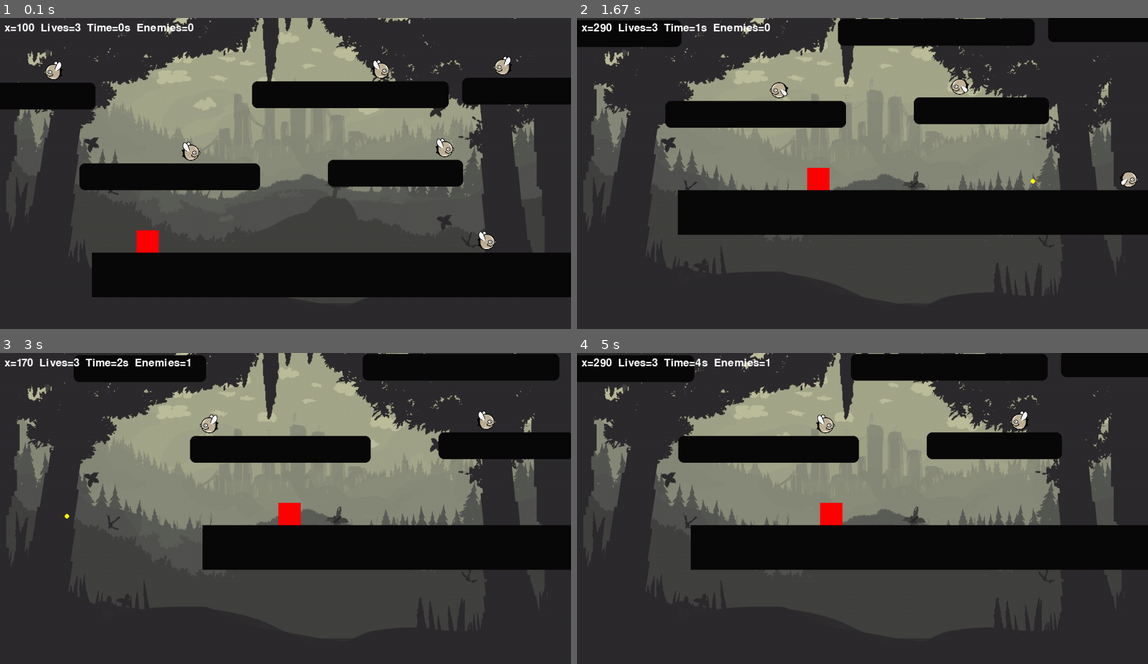
Above: before the commit, frames 1-4 (two rows, left to right).
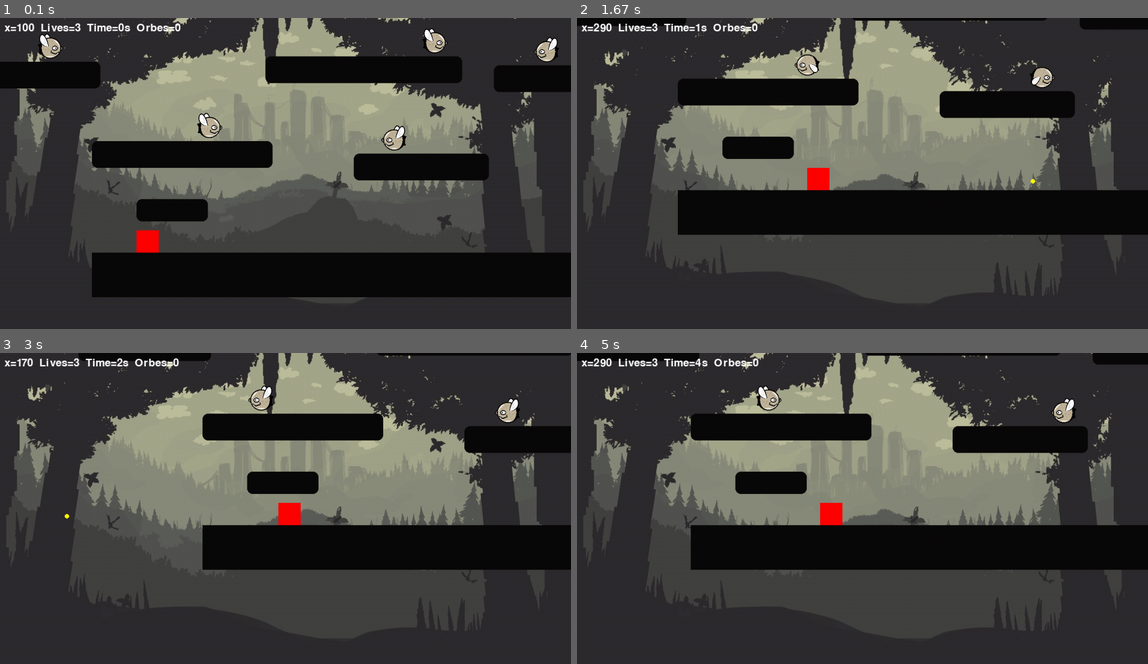
Above: after the commit, the same moments.

Repository: dianaract1311/Pygame-25.2
Game: pygame game, started from fase1.py
The game is run twice, just before and just after one commit, with the same random seed, the same clock (stepped at 60 frames per second) and the same inputs.
Inputs:
- Up to frame 1 (0.1 s): no input
- Up to frame 2 (1.67 s): tap E at 0.33 s; hold Right 0.67-1.13 s; hold Right 1.17-1.63 s
- Up to frame 3 (3 s): hold Left 1.67-2.2 s; tap E at 1.82 s; hold Left 2.23-2.63 s; hold Right from 2.67 s (still down)
- Up to frame 4 (5 s): release Right at 3.3 s; hold Left 3.33-3.8 s; tap E at 3.48, 4.98 s; hold Right 3.83-4.3 s; hold Right 4.33-4.8 s; hold Left from 4.83 s (still down)

The runs differ from the first frame. In frame 1, 18% of the frame differs, in the area x 0-100%, y 1-75%; in frame 2, 13%; in frame 3, 12%; in frame 4, 13%.

Commit message:
Primeira tentativa de correção do bug

Diff:
--- a/jogo_v1.py
+++ b/fase1.py
@@ -50,6 +50,7 @@
         self.on_ground = False
         self.facing = 1
         self.lives = 3
+        self.orbes_collected = 0
 
     def update(self, keys, platforms):
         self.vx = 0
@@ -117,21 +118,15 @@
 class Enemy:
     def __init__(self, platform, speed=2):
         self.platform = platform
-
-        # Tamanho um pouco menor que o jogador
-        self.width = 45
-        self.height = 45
-
+        self.width = 60
+        self.height = 60
         self.left_limit = platform.left + 4
         self.right_limit = platform.right - self.width - 4
         start_x = random.randint(self.left_limit, self.right_limit)
-        self.rect = pygame.Rect(start_x, platform.top - self.height - 5, self.width, self.height)  # 5px mais pra cima
-
+        self.rect = pygame.Rect(start_x, platform.top - self.height - 5, self.width, self.height)
         self.speed = speed
-        self.direction = random.choice([-1, 1])  # -1 = esquerda, 1 = direita
+        self.direction = random.choice([-1, 1])
         self.alive = True
-
-        # Carrega e redimensiona frames
         self.frames = [
             pygame.transform.scale(pygame.image.load("assets/fly1.png").convert_alpha(), (self.width, self.height)),
             pygame.transform.scale(pygame.image.load("assets/fly2.png").convert_alpha(), (self.width, self.height))
@@ -141,7 +136,6 @@
         self.animation_timer = 0
 
     def update(self):
-        # Movimento horizontal
         self.rect.x += self.speed * self.direction
         if self.rect.x <= self.left_limit:
             self.rect.x = self.left_limit
@@ -149,11 +143,7 @@
         elif self.rect.x >= self.right_limit:
             self.rect.x = self.right_limit
             self.direction = -1
-
-        # Fica um pouco mais acima na plataforma
         self.rect.bottom = self.platform.top - 5
-
-        # Atualiza animação
         self.animation_timer += self.animation_speed
         if self.animation_timer >= 1:
             self.animation_timer = 0
@@ -161,58 +151,48 @@
 
     def draw(self, surface, cam):
         frame = self.frames[self.frame_index]
-        # Se andando para a esquerda, vira horizontalmente
         if self.direction == 1:
             frame = pygame.transform.flip(frame, True, False)
         surface.blit(frame, (self.rect.x - int(cam.x), self.rect.y - int(cam.y)))
 
 # ===== Plataformas =====
-# platform_img = pygame.image.load("assets/blocks.png").convert_alpha()
-
-NUM_PLATFORMS = 20
-MIN_X_GAP = 160
+NUM_PLATFORMS = 15
+MIN_X_GAP = 190
 MAX_X_GAP = 400
 MIN_Y = GROUND_Y - 440
 MAX_Y = GROUND_Y - 200
 MIN_Y_DIFF = 170
-MAX_Y_DIFF = 190
+MAX_Y_DIFF = 250
 
 platforms = []
 x_pos = -600
 y_base = random.randint(MIN_Y, MAX_Y)
 
-# Plataformas principais
 for i in range(NUM_PLATFORMS):
     width = random.randint(280, 450)
     height = 60
     x_pos += random.randint(MIN_X_GAP, MAX_X_GAP)
-    while True:
+    # ===== Substituindo while True por loop seguro =====
+    for _ in range(100):
         y_variation = random.randint(-MAX_Y_DIFF, MAX_Y_DIFF)
         new_y = y_base + y_variation
         if MIN_Y <= new_y <= MAX_Y and abs(new_y - y_base) >= MIN_Y_DIFF:
             y_base = new_y
             break
+    else:
+        y_base = max(MIN_Y, min(MAX_Y, y_base + random.randint(-MAX_Y_DIFF, MAX_Y_DIFF)))
     rect = pygame.Rect(x_pos, y_base, width, height)
     platforms.append(rect)
 
-# Plataformas de recuperação
+# ===== Plataforma inicial de recuperação =====
 lower_platforms = []
-for i in range(random.randint(4, 6)):
-    width = random.randint(80, 160)
-    height = 50
-    x = random.randint(-400, 20000)
-    y = random.randint(GROUND_Y - 120, GROUND_Y - 60)
-    lower_platforms.append(pygame.Rect(x, y, width, height))
+initial_platform_width = 160
+initial_platform_height = 50
+initial_platform_x = 100
+initial_platform_y = GROUND_Y - 120
+lower_platforms.append(pygame.Rect(initial_platform_x, initial_platform_y, initial_platform_width, initial_platform_height))
 
 all_platforms = platforms + lower_platforms
-
-# ===== Círculos aleatórios sobre plataformas =====
-circles_on_platforms = []
-for plat in platforms:
-    if random.random() < 0.3:
-        cx = plat.centerx
-        cy = plat.top - 15
-        circles_on_platforms.append((cx, cy))
 
 # ===== Gera inimigos =====
 enemies = []
@@ -229,7 +209,7 @@
 cam = Camera(WIDTH, HEIGHT)
 font = pygame.font.Font(pygame.font.get_default_font(), 24)
 bullets = []
-green_circles = []
+orbes = []
 
 game_over = False
 start_time = pygame.time.get_ticks()
@@ -261,8 +241,9 @@
                 if player.lives <= 0:
                     game_over = True
                 else:
-                    player.rect.x -= 150
-                    player.rect.y -= 50
+                    # Teleporta jogador para trás, mas evita sair do mapa
+                    player.rect.x = max(0, player.rect.x - 150)
+                    player.rect.y = max(0, player.rect.y - 50)
                     player.vy = 0
 
         for enemy in enemies:
@@ -271,21 +252,29 @@
 
         for bullet in bullets:
             bullet.update()
+            # Limite de colisões por frame para performance
             for enemy in enemies:
                 if enemy.alive and bullet.rect.colliderect(enemy.rect):
-                    green_circles.append((enemy.rect.centerx, enemy.rect.centery))
+                    orbes.append(pygame.Rect(enemy.rect.centerx - 10, enemy.rect.centery - 10, 20, 20))
                     enemy.alive = False
                     bullet.alive = False
                     enemies_defeated += 1
+                    break  # evita múltiplas colisões do mesmo tiro
 
         bullets = [b for b in bullets if b.alive]
         enemies = [e for e in enemies if e.alive]
 
+        # Coleta de orbes
+        for orb in orbes[:]:
+            if player.rect.colliderect(orb):
+                player.orbes_collected += 1
+                orbes.remove(orb)
+
         # ===== Verifica tempo de jogo =====
         elapsed_seconds = (pygame.time.get_ticks() - start_time) // 1000
-        if elapsed_seconds >= 30:
+        if elapsed_seconds >= 45:
             game_over = True
-            if enemies_defeated >= 15:
+            if player.orbes_collected >= 15:
                 phase_result = "FASE 2 DESBLOQUEADA!"
             else:
                 phase_result = "GAME OVER - poucos inimigos derrotados."
@@ -295,7 +284,6 @@
     window.blit(background, (0, 0))
     pygame.draw.rect(window, ground_color, (0 - int(cam.x), GROUND_Y - int(cam.y), 6000, GROUND_HEIGHT))
 
-    # Plataformas
     for plat in all_platforms:
         pygame.draw.rect(
             window,
@@ -304,31 +292,20 @@
             border_radius=12
         )
 
-    # Círculos sobre plataformas
-    for cx, cy in circles_on_platforms:
-        pygame.draw.circle(window, (0, 200, 255), (cx - int(cam.x), cy - int(cam.y)), 15)
-
-    # Círculos verdes (inimigos mortos)
-    for gx, gy in green_circles:
-        pygame.draw.circle(window, (0, 255, 0), (gx - int(cam.x), gy - int(cam.y)), 15)
-
-    # Inimigos
+    for orb in orbes:
+        pygame.draw.circle(window, (0, 255, 0), (orb.centerx - int(cam.x), orb.centery - int(cam.y)), 10)
+
     for enemy in enemies:
         enemy.draw(window, cam)
 
-    # Tiros
     for bullet in bullets:
         bullet.draw(window, cam)
 
-    # Jogador
     player.draw(window, cam)
 
-    # HUD
-    elapsed_seconds = (pygame.time.get_ticks() - start_time) // 1000
-    txt = font.render(f"x={int(player.rect.x)}  Lives={player.lives}  Time={elapsed_seconds}s  Enemies={enemies_defeated}", True, (255,255,255))
+    txt = font.render(f"x={int(player.rect.x)}  Lives={player.lives}  Time={elapsed_seconds}s  Orbes={player.orbes_collected}", True, (255,255,255))
     window.blit(txt, (10, 10))
 
-    # ===== Tela final =====
     if game_over:
         if 'phase_result' in locals():
             msg = phase_result
